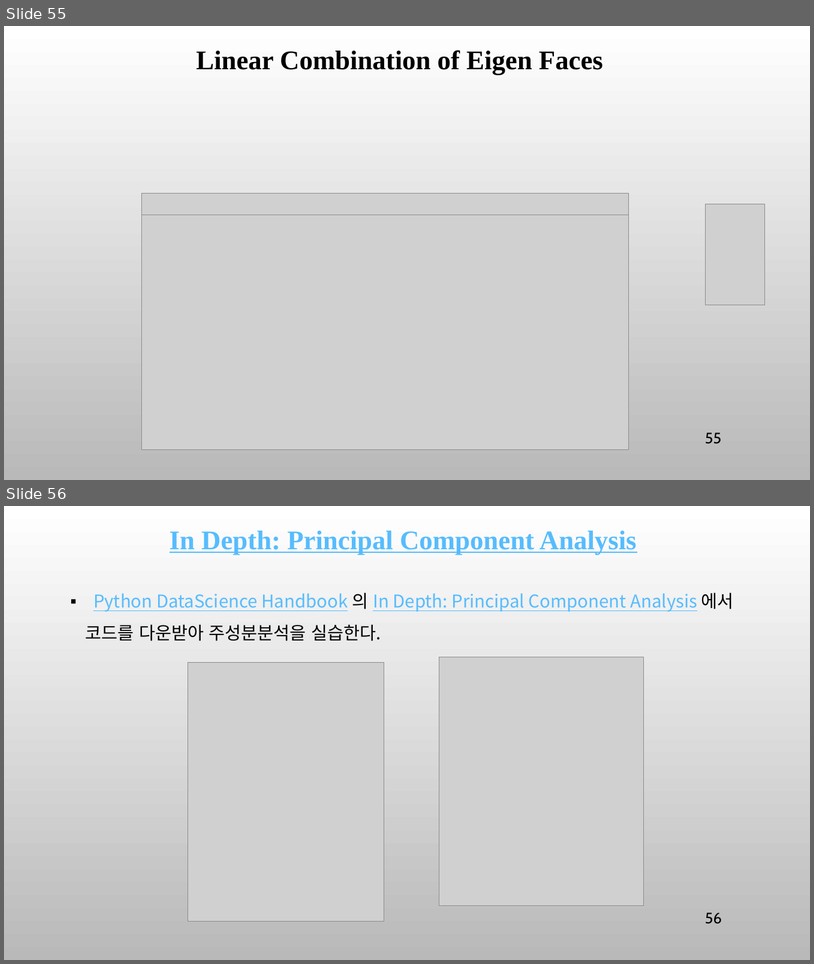
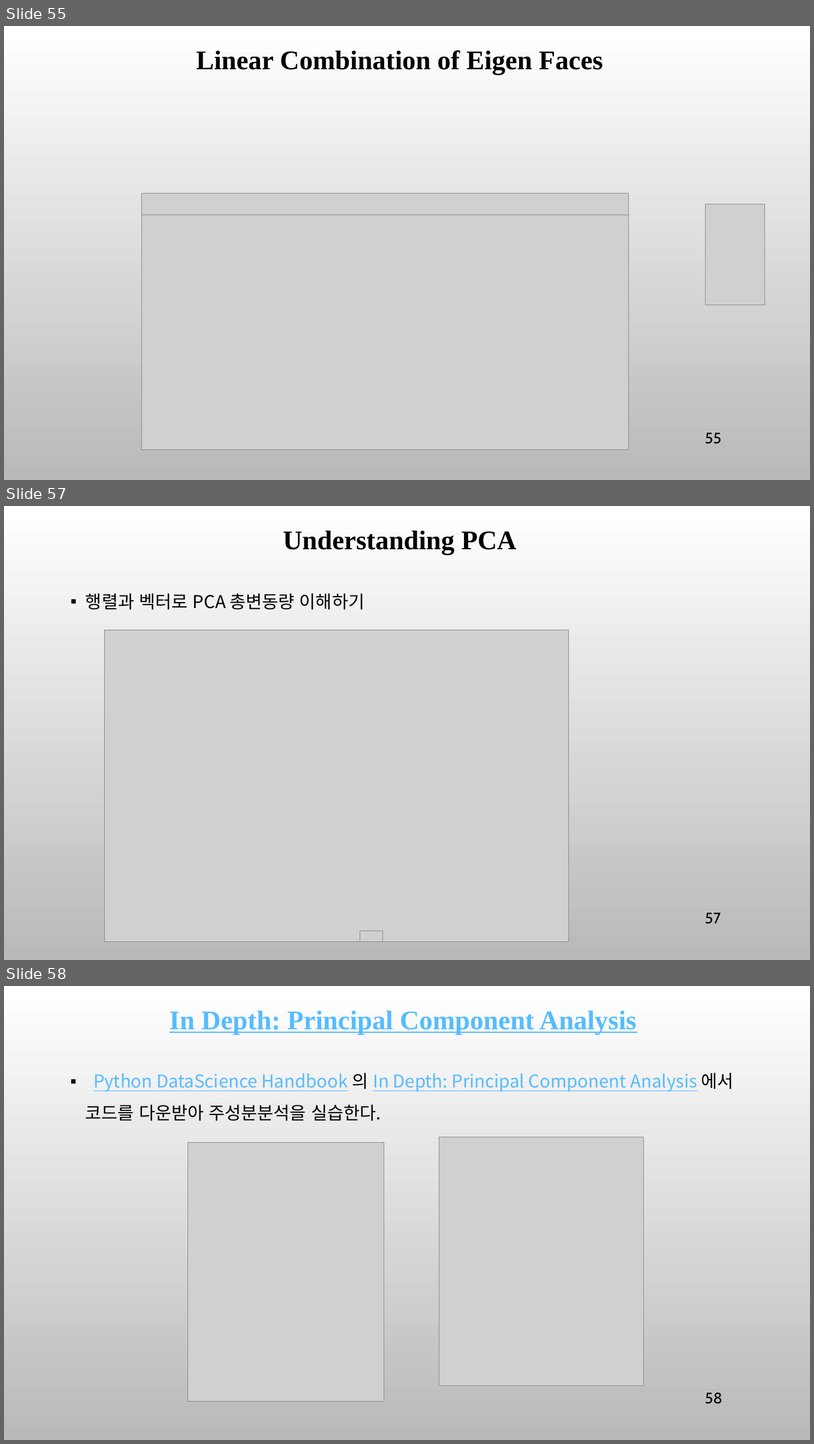
Before and after one commit to ancestor9/mathematics-for-machine-learning, a slide deck: 7_Applications of mathematics.pptx. Shown one above the other, each under a label of ours: slides 55 and 56 before the commit, slides 55, 57 and 58 after it; the slides between them are not shown. The pictures are 814x964 and 814x1444 pixels, drawn with LibreOffice and Linux fonts; fonts in the diff are those of the drawing; grey boxes stand for pictures; background and template pictures are left out. Boxes give left, top, right and bottom in pixels: in the first picture for what was removed or moved away, otherwise in the second. Text is boxed around its words. In the diff, an @@ line names an element or a change of style, - is before the commit and + after.

```diff
--- a/7_Applications of mathematics.pptx
+++ b/7_Applications of mathematics.pptx
@@ slide 57 added at <box>4,506,810,960</box>, background picture (left out) @@
@@ text added at <box>283,531,517,555</box>, 32 pt, text #000000, bold @@
+Understanding PCA
@@ text added at <box>86,593,365,610</box>, 21 pt, text #000000 @@
+▪ 행렬과 벡터로 PCA 총변동량 이해하기
@@ picture added at <box>104,630,569,941</box> @@
@@ page number added at <box>705,912,721,924</box>, 18 pt, text #000000 @@
+57
@@ picture added at <box>360,930,383,941</box> @@
@@ what was slide 56 is now slide 58 @@
@@ page number at <box>705,1392,723,1404</box>: text changed @@
-56
+58
```
Also in this commit, not shown: 1 slide changed, 1 other slide added.
